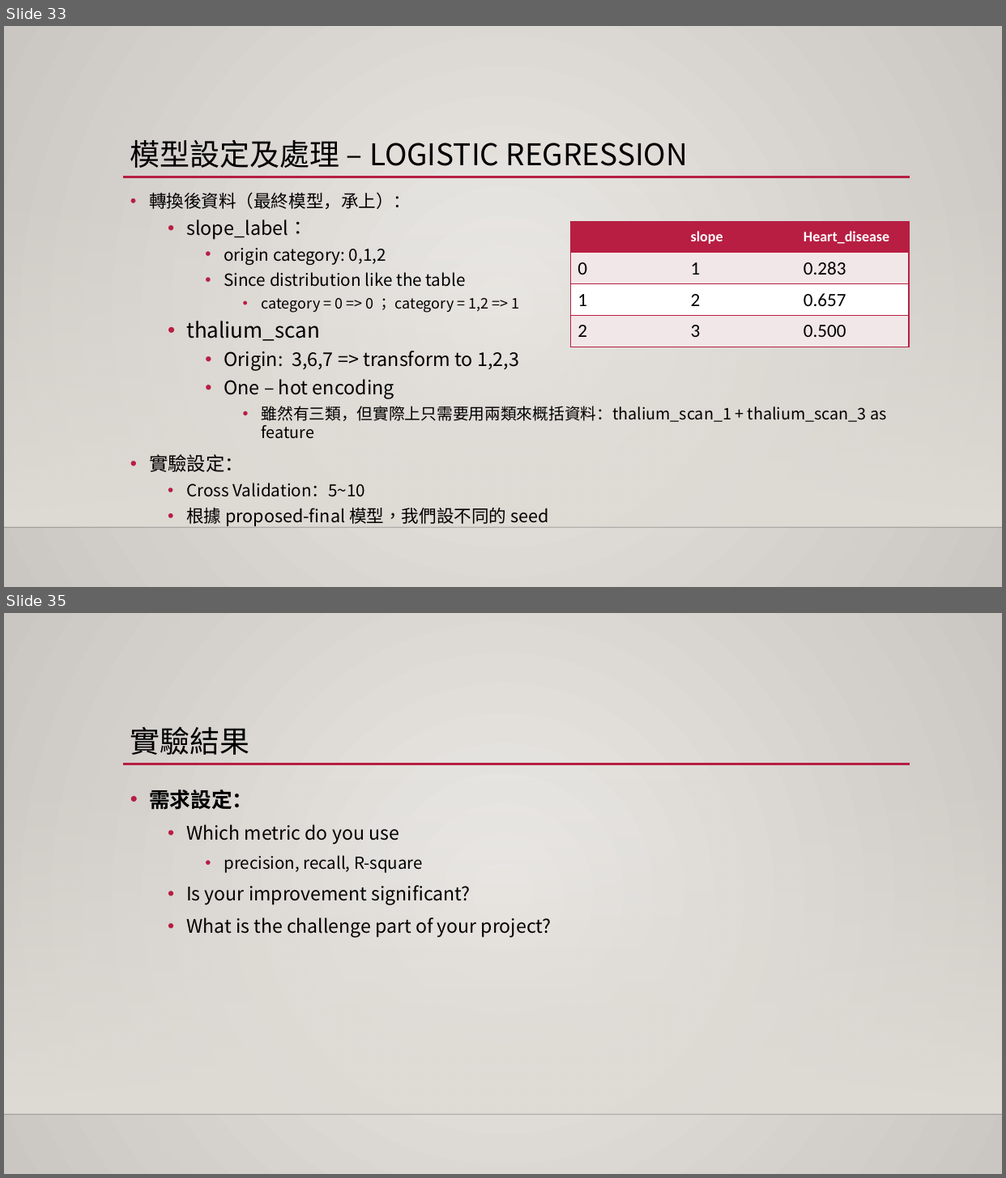
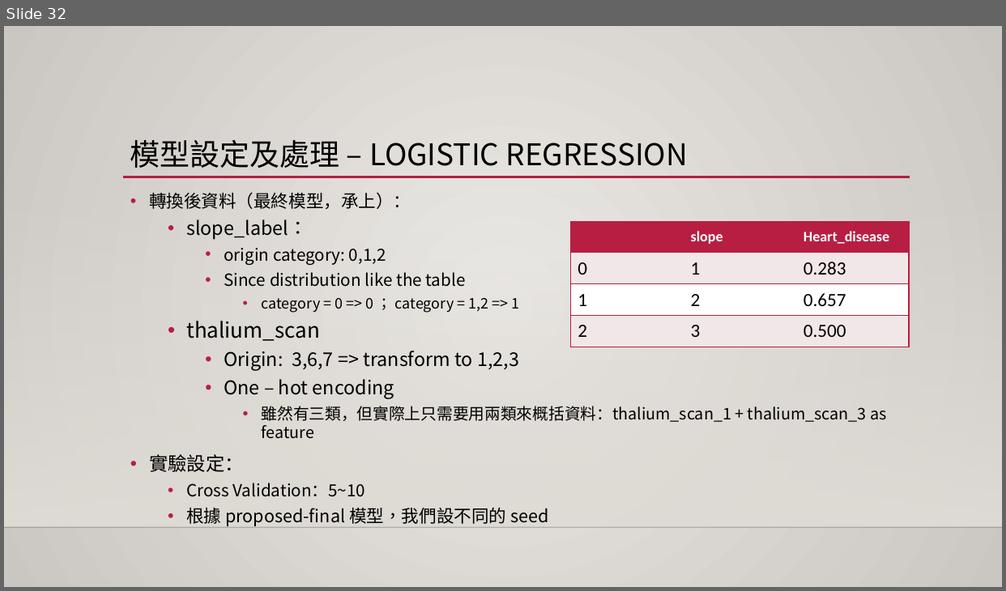
Before and after one commit to 1082-datascience/finalproject-finalproject-1082ds_group3, a slide deck: docs/1082_datascience_FP_3.pptx. Shown one above the other, each under a label of ours: slides 33 and 35 before the commit, slide 32 after it; the slides between them are not shown. The pictures are 1006x1178 and 1006x591 pixels, drawn with LibreOffice and Linux fonts; fonts in the diff are those of the drawing; background and template pictures are left out. Boxes give left, top, right and bottom in pixels: in the first picture for what was removed or moved away, otherwise in the second. Text is boxed around its words. In the diff, an @@ line names an element or a change of style, - is before the commit and + after.

```diff
--- a/docs/1082_datascience_FP_3.pptx
+++ b/docs/1082_datascience_FP_3.pptx
@@ slide 35 removed at <box>4,613,1002,1174</box>, background gradient #ECEAE7 to #CAC7C1; not listed: 3 template elements that a slide beside it also shows @@
@@ title removed at <box>130,727,250,755</box> @@
-實驗結果
@@ text removed at <box>149,790,552,938</box> @@
-• 需求設定：
-  • Which metric do you use
-    • precision, recall, R-square
-  • Is your improvement significant?
-  • What is the challenge part of your project?
@@ what was slide 33 is now slide 32 @@
```
Also in this commit, not shown: 2 slides changed, 1 other slide removed, 2 other files.
